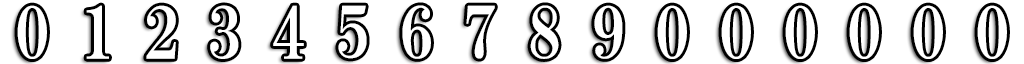
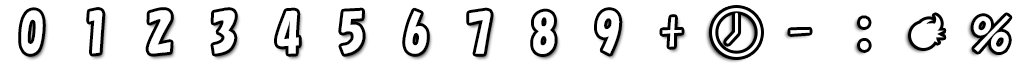
Revision of a layered 1024×64 image; what changed, layer by layer:
removed group "グループ 1" (16 layers) over [17, 5, 1007, 59]
removed layer "0" (1st of 3, in "グループ 1") from group "グループ 1" over [977, 5, 1007, 59]
removed layer "0" (2nd of 3, in "グループ 1") from group "グループ 1" over [913, 5, 943, 59]
removed layer "0 のコピー 13" from group "グループ 1" over [849, 5, 879, 59]
removed layer "0 のコピー 12" from group "グループ 1" over [785, 5, 815, 59]
removed layer "0 のコピー 11" from group "グループ 1" over [721, 5, 751, 59]
removed layer "0 のコピー 10" from group "グループ 1" over [657, 5, 687, 59]
removed layer "9" from group "グループ 1" over [594, 5, 623, 59]
removed layer "8" from group "グループ 1" over [530, 5, 559, 59]
removed layer "7" from group "グループ 1" over [466, 5, 495, 59]
removed layer "6" from group "グループ 1" over [402, 5, 431, 59]
removed layer "5" from group "グループ 1" over [338, 5, 367, 59]
removed layer "4" from group "グループ 1" over [273, 5, 304, 59]
removed layer "3" from group "グループ 1" over [210, 5, 239, 59]
removed layer "2" from group "グループ 1" over [146, 5, 176, 59]
removed layer "1" from group "グループ 1" over [86, 5, 109, 59]
removed layer "0" (3rd of 3, in "グループ 1") from group "グループ 1" over [17, 5, 47, 59]
showed "レイヤー 1", moved it above "シェイプ 1", painted on it over [10, 2, 1013, 64]
renamed "レイヤー 0 のコピー" to "シェイプ 1", showed it, painted on it, masked it over [103, 8, 1013, 64]
showed "レイヤー 0", painted on it over [18, 7, 1013, 64]
